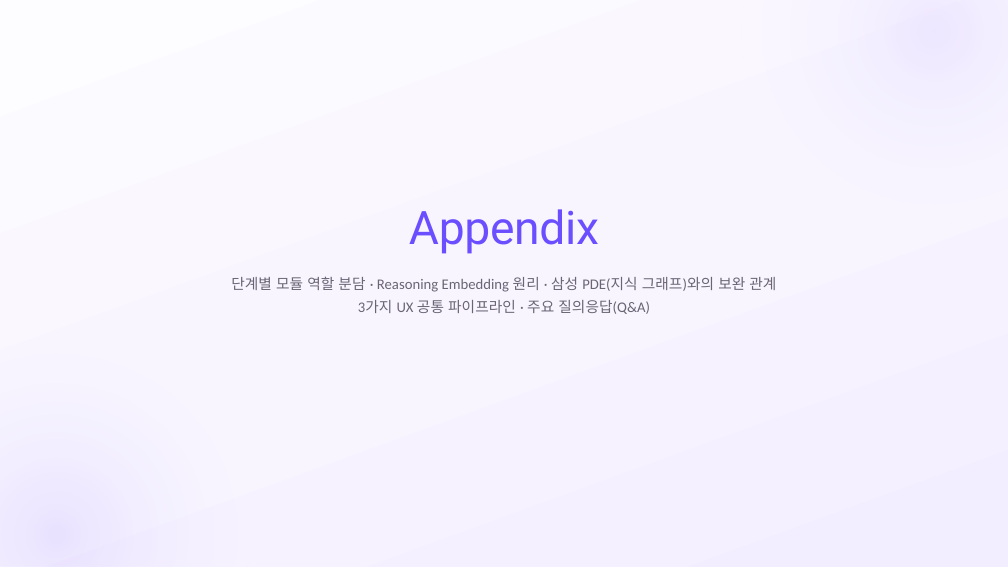
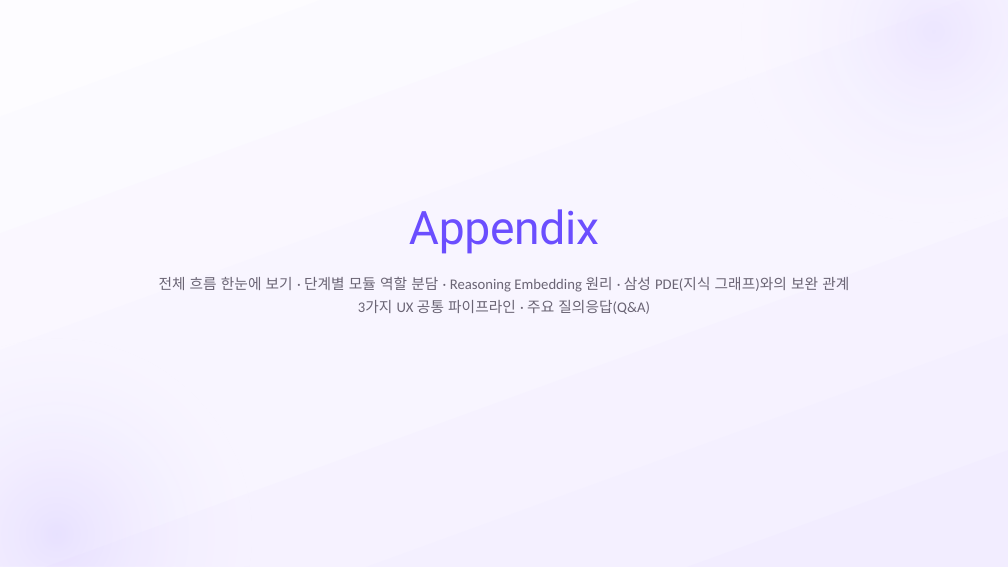
Before and after one commit to SB-Jo/t3, a slide deck: slide 18 of weave/결선준비/09_HowItWorks/HowItWorks_Argon.pptx (slide 19 before the commit). Drawn at 1008x567 pixels with LibreOffice and Linux fonts; fonts in the diff are those of the drawing. Boxes give left, top, right and bottom in pixels: in the first picture for what was removed or moved away, otherwise in the second. Text is boxed around its words. In the diff, an @@ line names an element or a change of style, - is before the commit and + after.

```diff
--- a/weave/결선준비/09_HowItWorks/HowItWorks_Argon.pptx
+++ b/weave/결선준비/09_HowItWorks/HowItWorks_Argon.pptx
@@ text at (159,277,849,292): text changed @@
-단계별 모듈 역할 분담 · Reasoning Embedding 원리 · 삼성 PDE(지식 그래프)와의 보완 관계
+전체 흐름 한눈에 보기 · 단계별 모듈 역할 분담 · Reasoning Embedding 원리 · 삼성 PDE(지식 그래프)와의 보완 관계
```
Also in this commit, not shown: 16 other slides changed, 6 other files.
